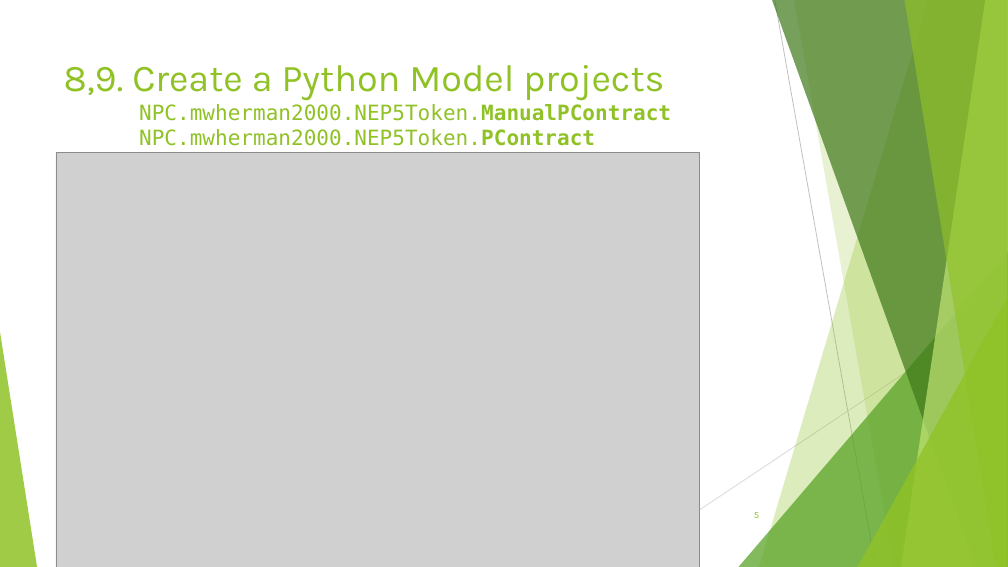
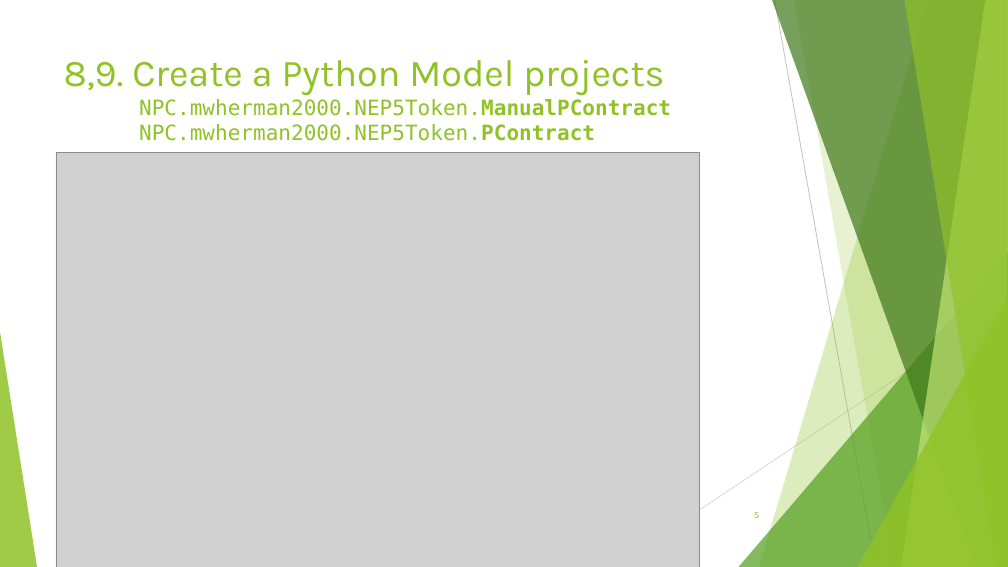
Before and after one commit to mwherman2000/neo-npcc2-python, a slide deck: slide 5 of Docs/NEO Persistable Classes 2.0 Platform for Python v0.1.pptx. Drawn at 1008x567 pixels with LibreOffice and Linux fonts; fonts in the diff are those of the drawing; grey boxes stand for pictures. Boxes give left, top, right and bottom in pixels: in the first picture for what was removed or moved away, otherwise in the second. Text is boxed around its words. In the diff, an @@ line names an element or a change of style, - is before the commit and + after.

```diff
--- a/Docs/NEO Persistable Classes 2.0 Platform for Python v0.1.pptx
+++ b/Docs/NEO Persistable Classes 2.0 Platform for Python v0.1.pptx
@@ title "8,9. Create a Python Model ...": place and size @@
-title "8,9. Create a Python Model ..." at <box>64,65,671,146</box>
+title "8,9. Create a Python Model ..." at <box>64,60,671,141</box>
```
Also in this commit, not shown: 1 other slide changed, 1 slide added, 1 other file.
